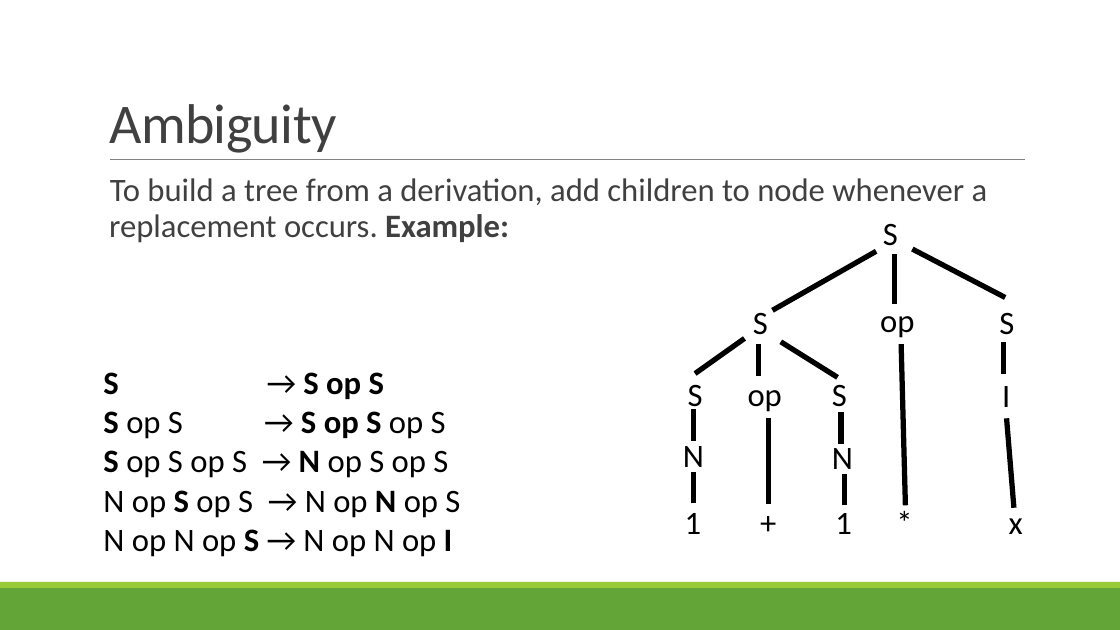
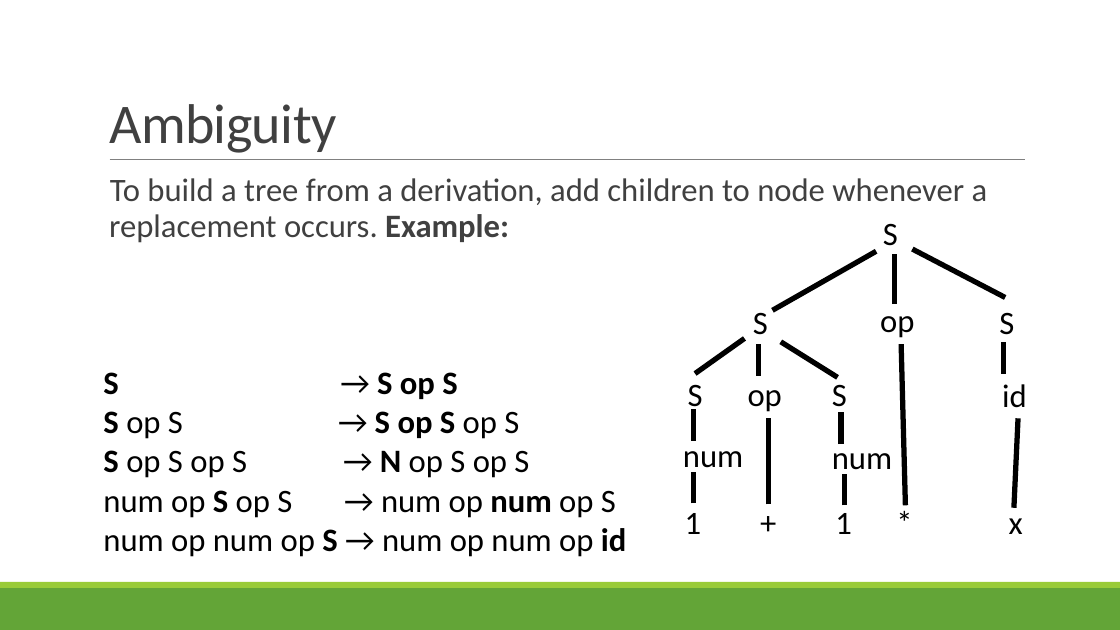
Before and after one commit to rbohrer/pl-course, a slide deck: slide 56 of LectureSlides/03Parsing.pptx. Drawn at 1120x630 pixels with LibreOffice and Linux fonts; fonts in the diff are those of the drawing. Boxes give left, top, right and bottom in pixels: in the first picture for what was removed or moved away, otherwise in the second. Text is boxed around its words. In the diff, an @@ line names an element or a change of style, - is before the commit and + after.

```diff
--- a/LectureSlides/03Parsing.pptx
+++ b/LectureSlides/03Parsing.pptx
@@ text at box(103, 372, 627, 557): text changed @@
-S → S op S
-S op S → S op S op S
-S op S op S → N op S op S
-N op S op S → N op N op S
-N op N op S → N op N op I
+S → S op S
+S op S → S op S op S
+S op S op S → N op S op S
+num op S op S → num op num op S
+num op num op S → num op num op id
@@ text at box(1002, 384, 1027, 408): text changed @@
-I
+id
@@ line moved from (1014, 508) - (1007, 418) to (1014, 508) - (1018, 418) @@
@@ text at box(832, 442, 892, 477): text changed @@
-N
+num
@@ text at box(683, 451, 743, 476): text changed @@
-N
+num
```
Also in this commit, not shown: 13 other slides changed.
